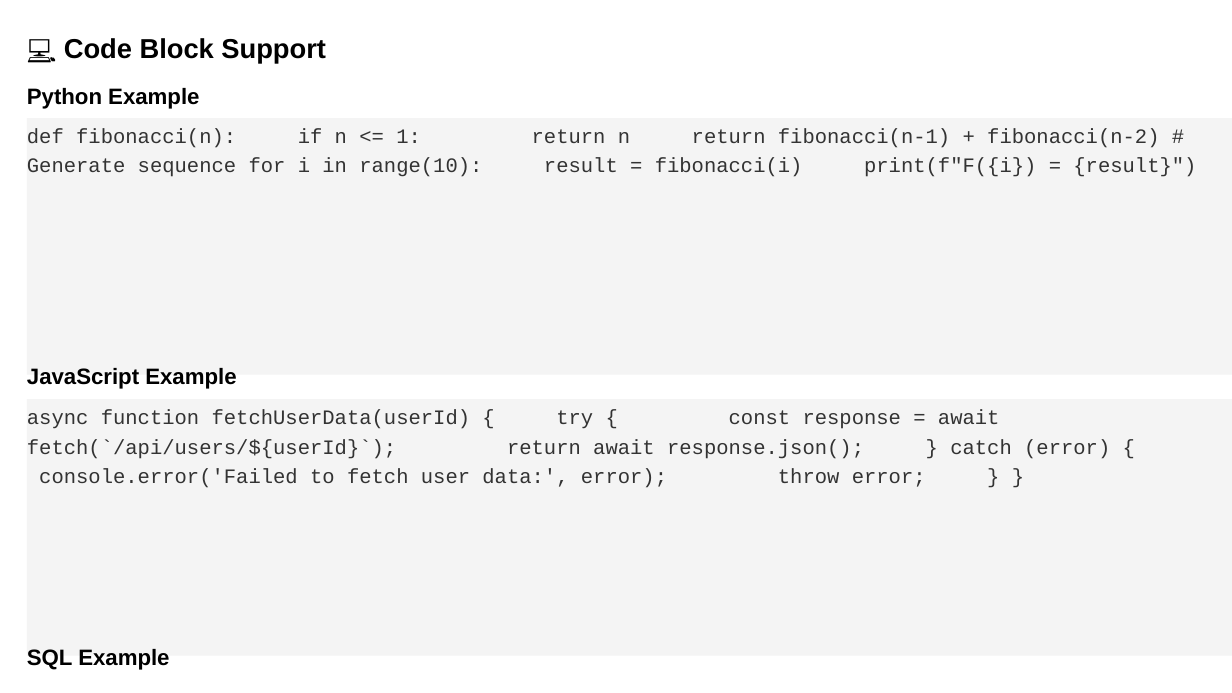
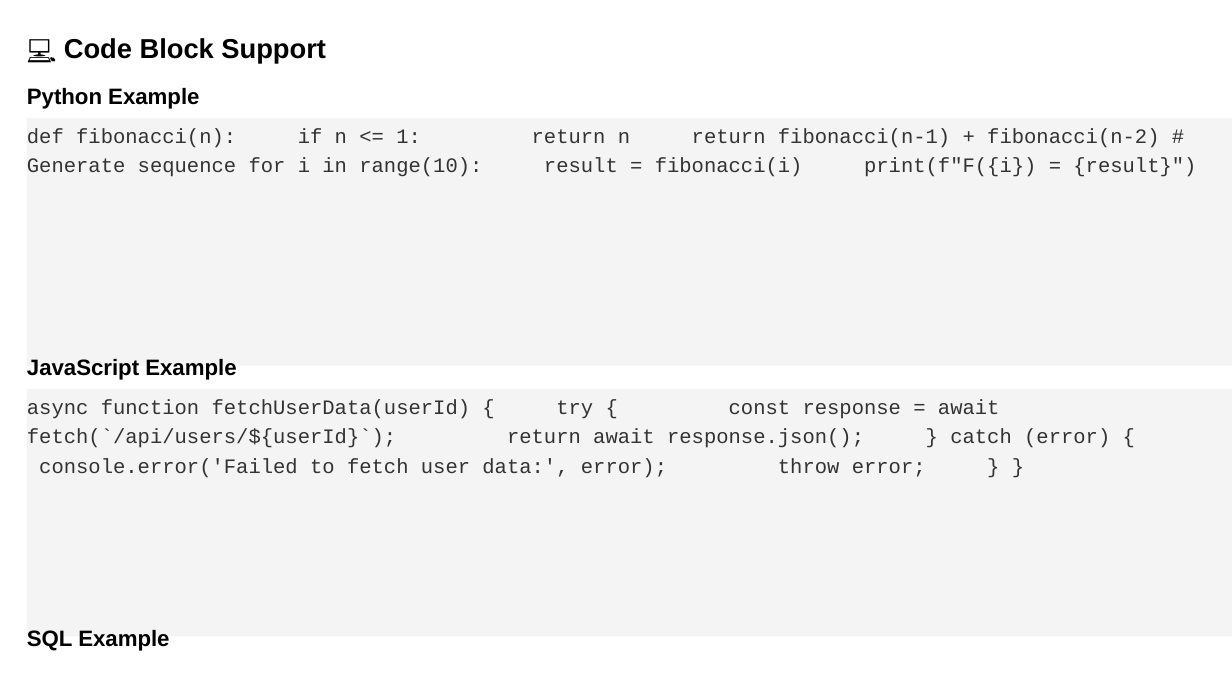
Before and after one commit to louisazhou/slidegenerator, a slide deck: slide 5 of output/comprehensive_demo_default.pptx. Drawn at 1232x693 pixels with LibreOffice and Linux fonts; fonts in the diff are those of the drawing. Boxes give left, top, right and bottom in pixels: in the first picture for what was removed or moved away, otherwise in the second. Text is boxed around its words. In the diff, an @@ line names an element or a change of style, - is before the commit and + after.

```diff
--- a/output/comprehensive_demo_default.pptx
+++ b/output/comprehensive_demo_default.pptx
@@ rectangle "def fibonacci(n): if n <= ..." resized from (x1=27, y1=118, x2=1232, y2=375) to (x1=27, y1=118, x2=1232, y2=366) @@
@@ text "JavaScript Example" moved from (x1=27, y1=368, x2=236, y2=389) to (x1=27, y1=359, x2=236, y2=380) @@
@@ rectangle "async function fetchUserData(userId) { try ..." resized from (x1=27, y1=399, x2=1232, y2=655) to (x1=27, y1=389, x2=1232, y2=637) @@
@@ text "SQL Example" moved from (x1=27, y1=649, x2=169, y2=670) to (x1=27, y1=630, x2=169, y2=651) @@
```
Also in this commit, not shown: 8 other slides changed, 1 slide added, 23 other files.
